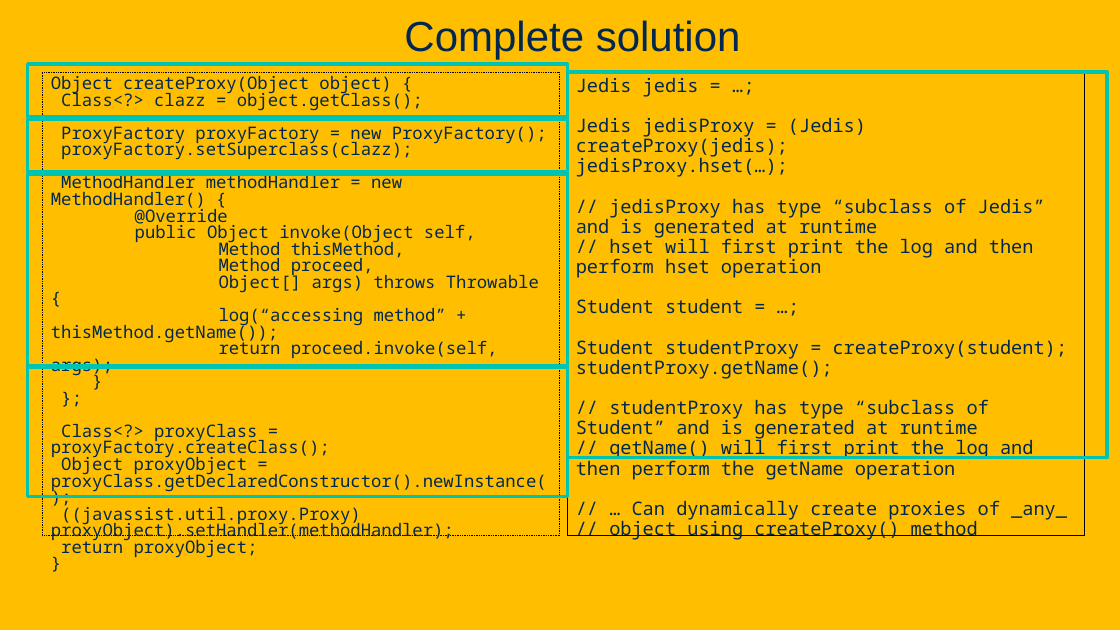
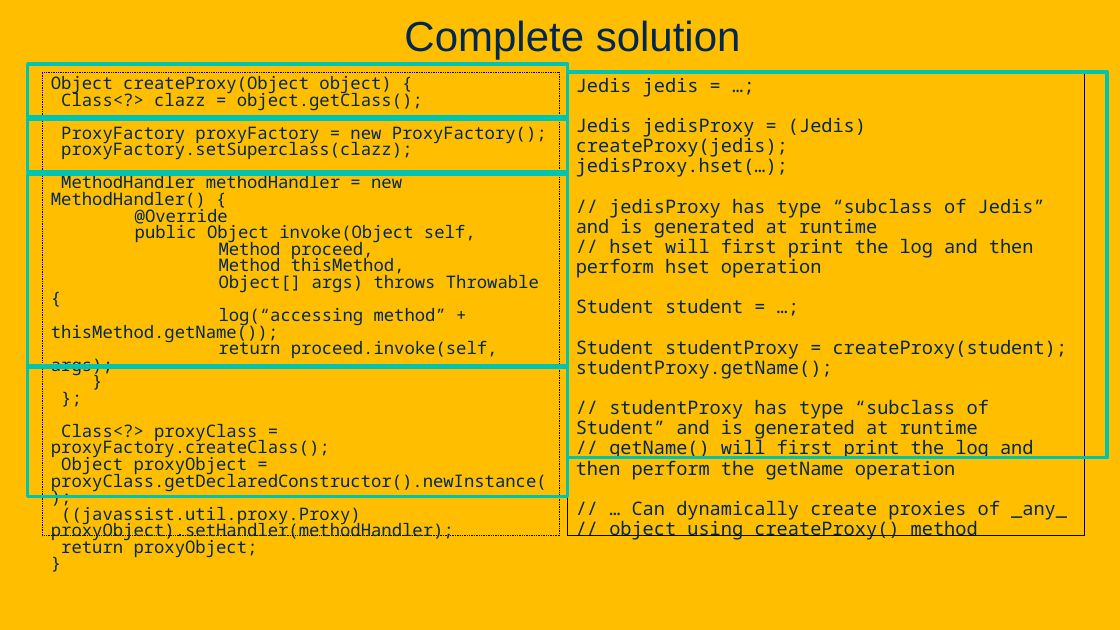
Before and after one commit to davsec-teaching/ecs160-f25, a slide deck: slide 97 of slides/5_annotations_and_reflection.pptx (slide 96 before the commit). Drawn at 1120x630 pixels with LibreOffice and Linux fonts; fonts in the diff are those of the drawing; background and template pictures are left out. Boxes give left, top, right and bottom in pixels: in the first picture for what was removed or moved away, otherwise in the second. Text is boxed around its words. In the diff, an @@ line names an element or a change of style, - is before the commit and + after.

```diff
--- a/slides/5_annotations_and_reflection.pptx
+++ b/slides/5_annotations_and_reflection.pptx
@@ text in rectangle at (219, 239, 374, 261): paragraph added @@
+Method proceed,
@@ text in rectangle at (219, 258, 374, 277): paragraph removed @@
-Method proceed,
```
Also in this commit, not shown: 10 other slides changed, 5 slides added.
